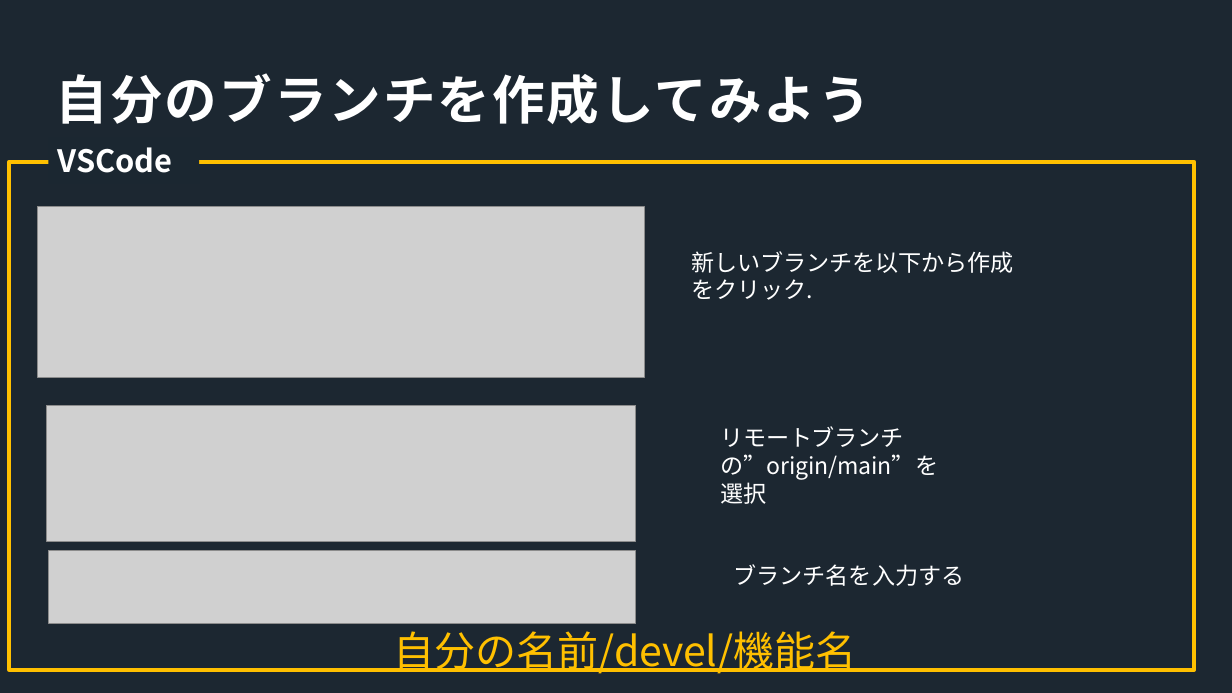
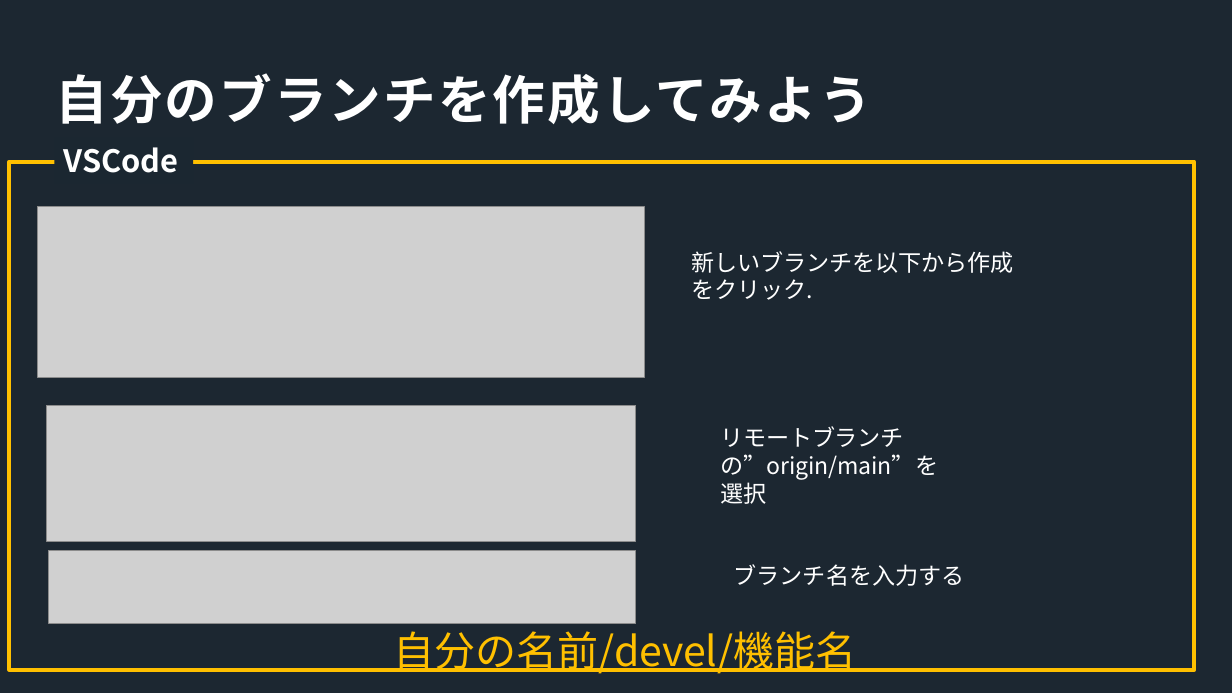
Before and after one commit to Amos2610/Github_training, a slide deck: slide 26 of Github講習会_叩き台.pptx. Drawn at 1232x693 pixels with LibreOffice and Linux fonts; fonts in the diff are those of the drawing; grey boxes stand for pictures. Boxes give left, top, right and bottom in pixels: in the first picture for what was removed or moved away, otherwise in the second. Text is boxed around its words. In the diff, an @@ line names an element or a change of style, - is before the commit and + after.

```diff
--- a/Github講習会_叩き台.pptx
+++ b/Github講習会_叩き台.pptx
@@ text "VSCode": place and size @@
-text "VSCode" at box(57, 147, 172, 173)
+text "VSCode" at box(63, 147, 178, 173)
```
Also in this commit, not shown: 34 other slides changed.
